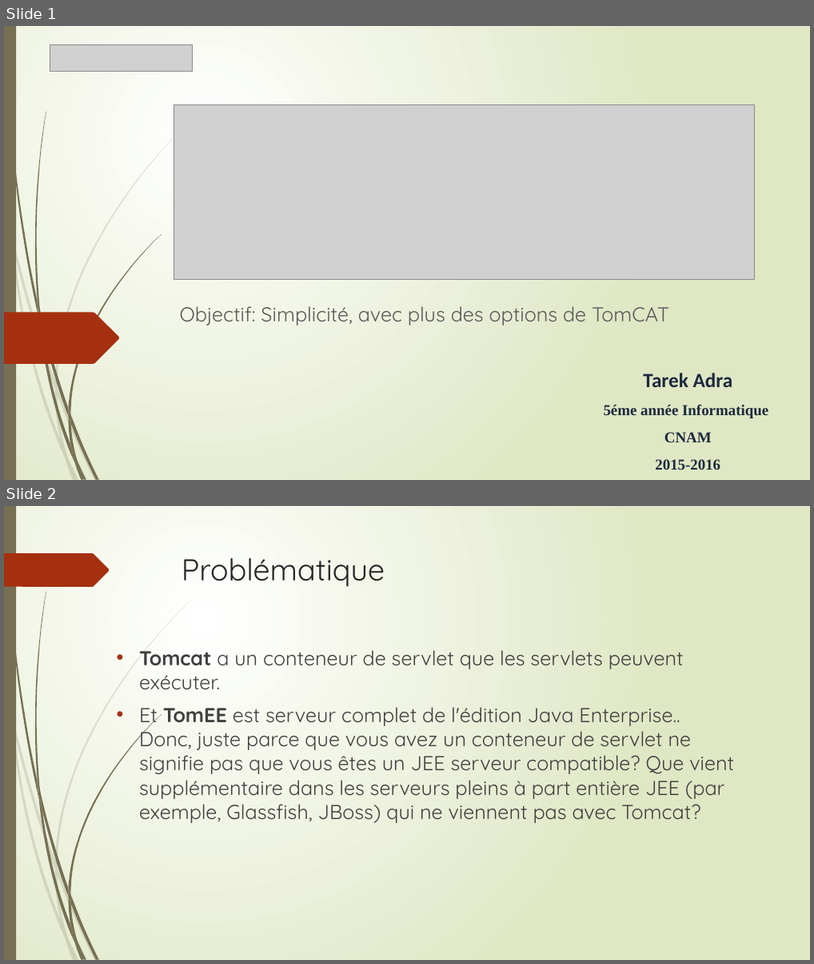
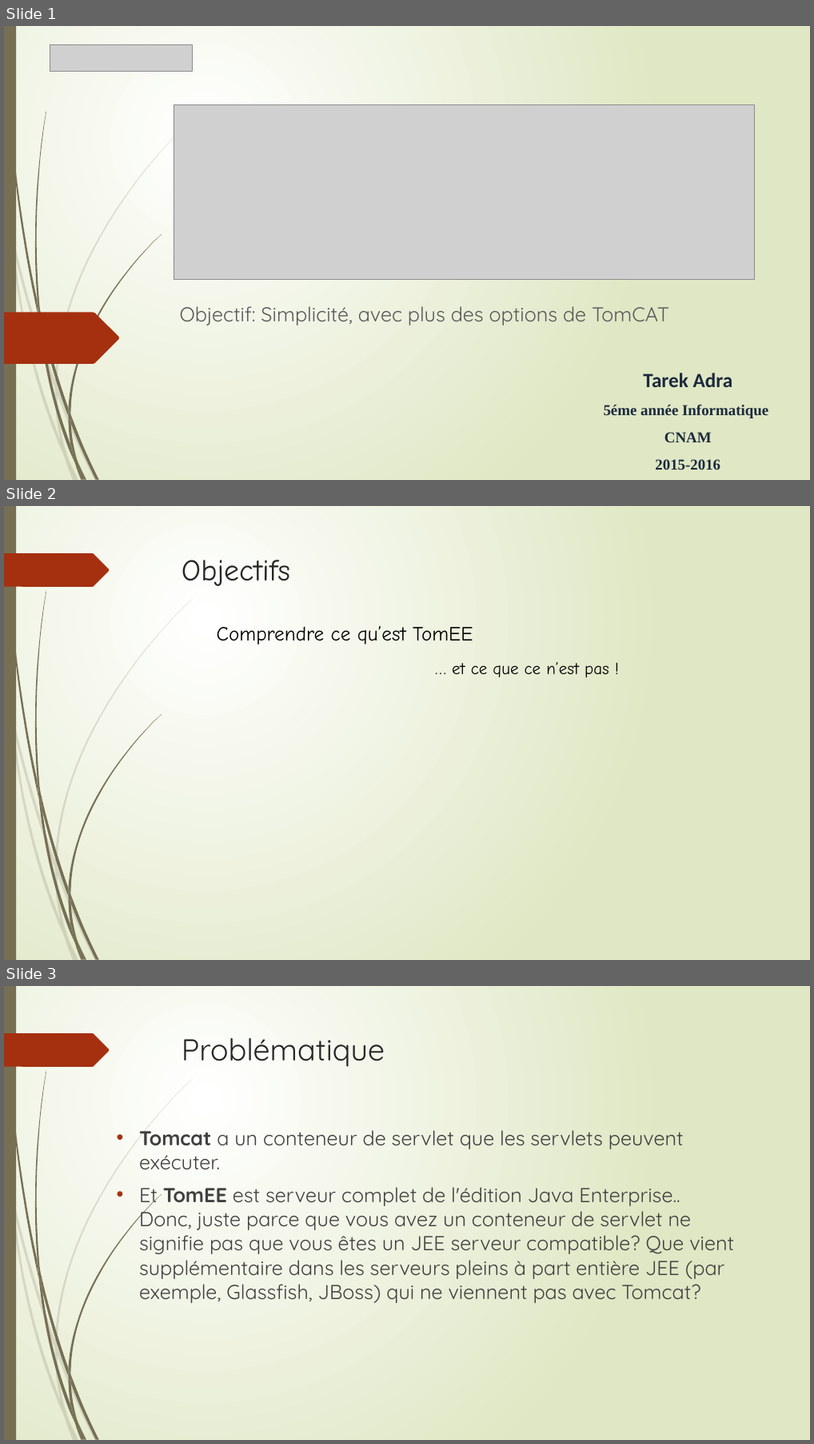
Before and after one commit to Tarek-Adra/TomEE, a slide deck: presentation.pptx. Shown one above the other, each under a label of ours: slides 1 and 2 before the commit, slides 1, 2 and 3 after it. The pictures are 814x964 and 814x1444 pixels, drawn with LibreOffice and Linux fonts; fonts in the diff are those of the drawing; grey boxes stand for pictures. Boxes give left, top, right and bottom in pixels: in the first picture for what was removed or moved away, otherwise in the second. Text is boxed around its words. In the diff, an @@ line names an element or a change of style, - is before the commit and + after.

```diff
--- a/presentation.pptx
+++ b/presentation.pptx
@@ slide 2 added at <box>4,506,810,960</box>, background gradient #FFFFFF to #DFE8C4; not listed: 24 template elements that a slide beside it also shows @@
@@ title added at <box>182,560,290,586</box>, 36 pt, text #262626 @@
+Objectifs
@@ text added at <box>217,626,473,644</box>, 24 pt, text #000000 @@
+Comprendre ce qu’est TomEE
@@ text added at <box>452,662,610,677</box>, 20 pt, text #000000 @@
+… et ce que ce n’est pas !
@@ what was slide 2 is now slide 3 @@
```
Also in this commit, not shown: 15 other slides added, 1 slide removed, 1 other file.
